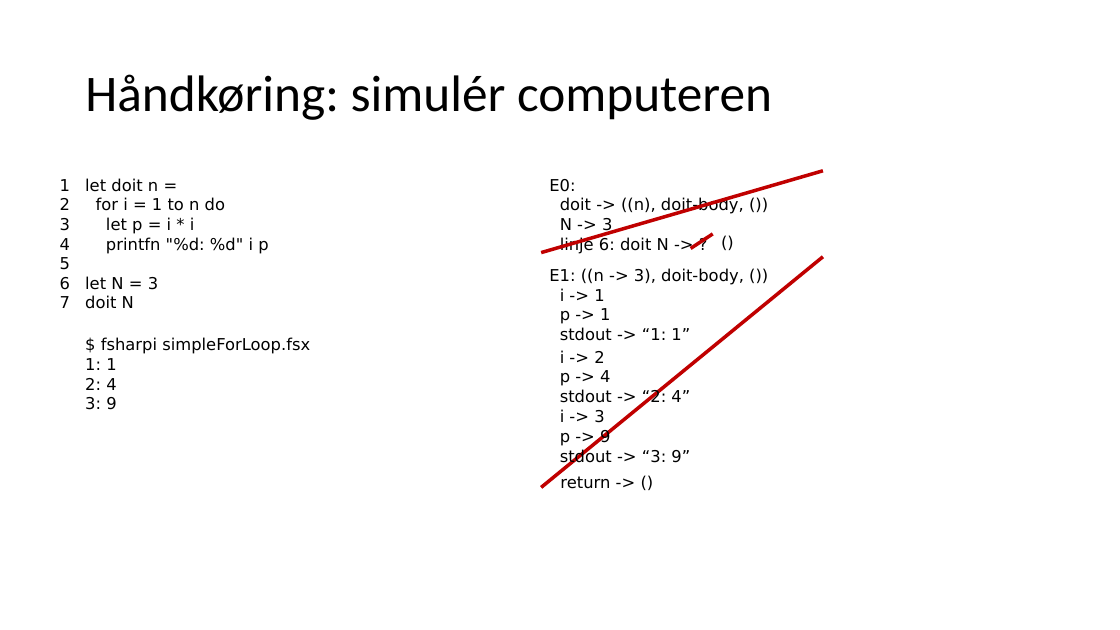
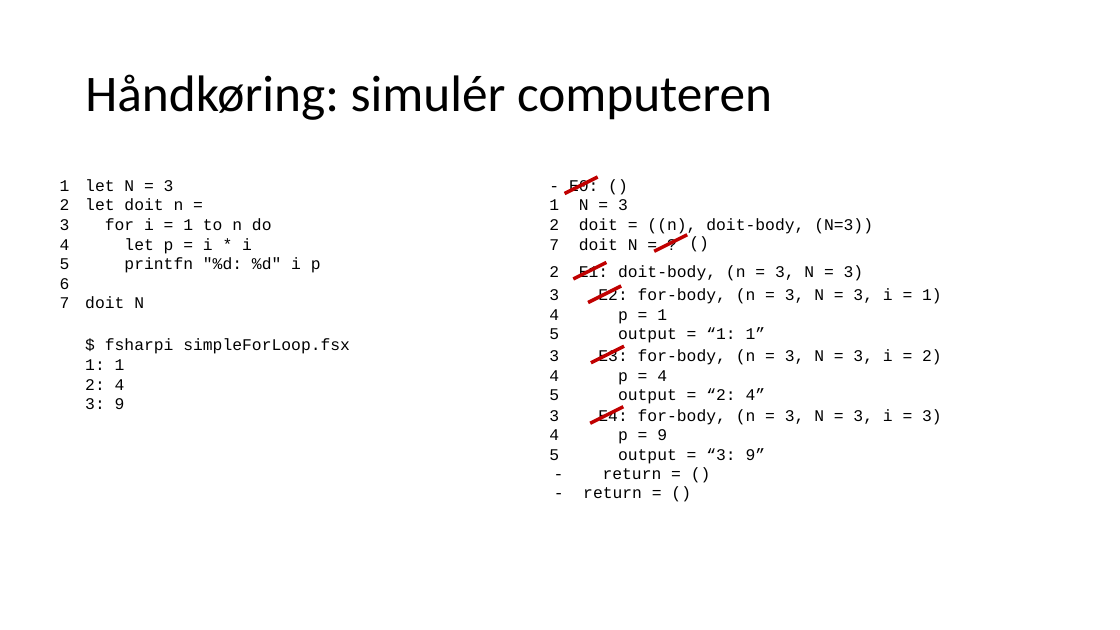
Before and after one commit to fisterloegsovs/pop22, a slide deck: slide 5 of lectures/4.2StackHeapRefsHigherOrderFctsTracing/lecture.pptx (slide 13 before the commit). Drawn at 1120x630 pixels with LibreOffice and Linux fonts; fonts in the diff are those of the drawing. Boxes give left, top, right and bottom in pixels: in the first picture for what was removed or moved away, otherwise in the second. Text is boxed around its words. In the diff, an @@ line names an element or a change of style, - is before the commit and + after.

```diff
--- a/lectures/4.2StackHeapRefsHigherOrderFctsTracing/lecture.pptx
+++ b/lectures/4.2StackHeapRefsHigherOrderFctsTracing/lecture.pptx
@@ text at [85, 179, 174, 191]: paragraph added @@
+let N = 3
@@ text at [549, 179, 873, 250]: text changed; font DejaVu Sans to Courier New @@
-E0:
-doit -> ((n), doit-body, ())
-N -> 3
-linje 6: doit N -> ?
+- E0: ()
+1 N = 3
+2 doit = ((n), doit-body, (N=3))
+7 doit N = ?
@@ line moved from (541, 253) - (823, 171) to (565, 193) - (598, 177) @@
@@ text at [85, 198, 321, 309]: font DejaVu Sans to Courier New in "let doit n =", "for i = 1 to n do", "let p = i * i", "printfn "%d: %d" i p" and 1 more places @@
@@ line moved from (691, 249) - (713, 234) to (655, 251) - (687, 234) @@
@@ font DejaVu Sans to Courier New in 3 elements at [85, 338, 350, 409], [60, 180, 70, 308], [681, 229, 725, 257] @@
@@ text "()": place and size @@
-text "()" at [713, 229, 757, 257]
+text "()" at [681, 229, 725, 257]
@@ text at [549, 265, 864, 281]: text changed; font DejaVu Sans to Courier New @@
-E1: ((n -> 3), doit-body, ())
-i -> 1
-p -> 1
-stdout -> “1: 1”
+2 E1: doit-body, (n = 3, N = 3)
@@ line moved from (541, 487) - (823, 257) to (574, 279) - (607, 262) @@
@@ text at [85, 276, 158, 290]: paragraph removed @@
-let N = 3
@@ text added at [549, 288, 942, 343], 14 pt, text #000000 @@
+3 E2: for-body, (n = 3, N = 3, i = 1)
+4 p = 1
+5 output = “1: 1”
@@ line added from (588, 302) to (621, 286), #C00000 3 pt @@
@@ text at [549, 349, 942, 404]: text changed; font DejaVu Sans to Courier New @@
-i -> 2
-p -> 4
-stdout -> “2: 4”
+3 E3: for-body, (n = 3, N = 3, i = 2)
+4 p = 4
+5 output = “2: 4”
@@ line added from (592, 363) to (624, 346), #C00000 3 pt @@
@@ text at [549, 409, 942, 464]: text changed; font DejaVu Sans to Courier New @@
-i -> 3
-p -> 9
-stdout -> “3: 9”
+3 E4: for-body, (n = 3, N = 3, i = 3)
+4 p = 9
+5 output = “3: 9”
@@ line added from (591, 423) to (623, 407), #C00000 3 pt @@
@@ text at [603, 468, 662, 479]: text changed; font DejaVu Sans to Courier New @@
-return -> ()
+- return = ()
@@ text added at [583, 487, 642, 498], 14 pt, text #000000 @@
+- return = ()
```
Also in this commit, not shown: 14 other slides changed, 1 slide added, 2 slides removed, 14 other files.
